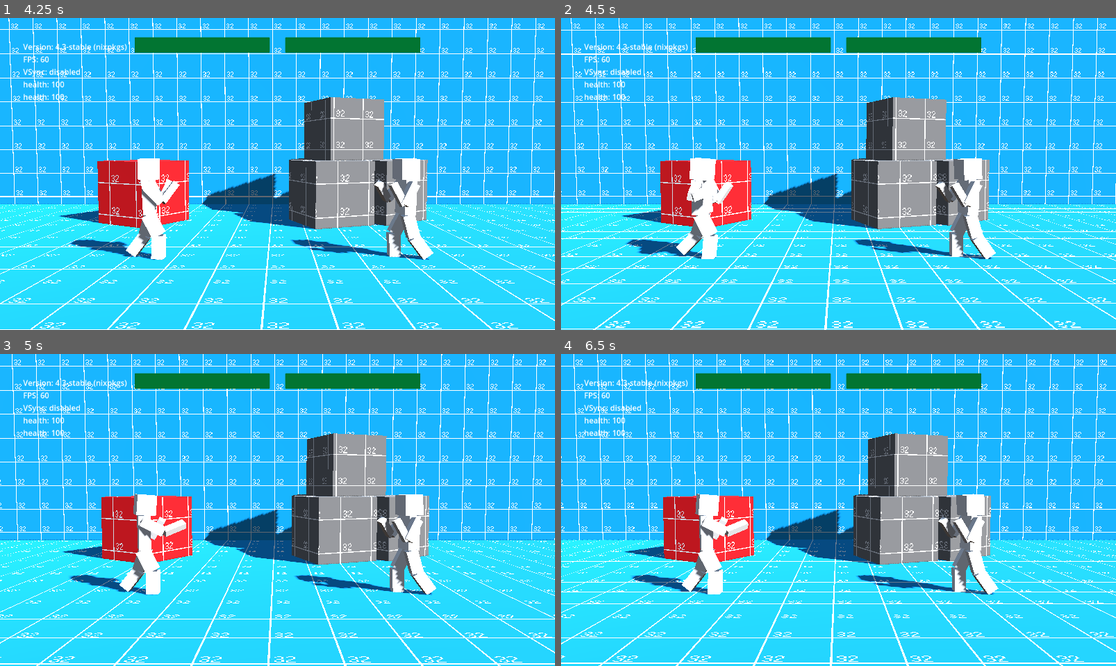
Above: before the commit, frames 1-4 (two rows, left to right).
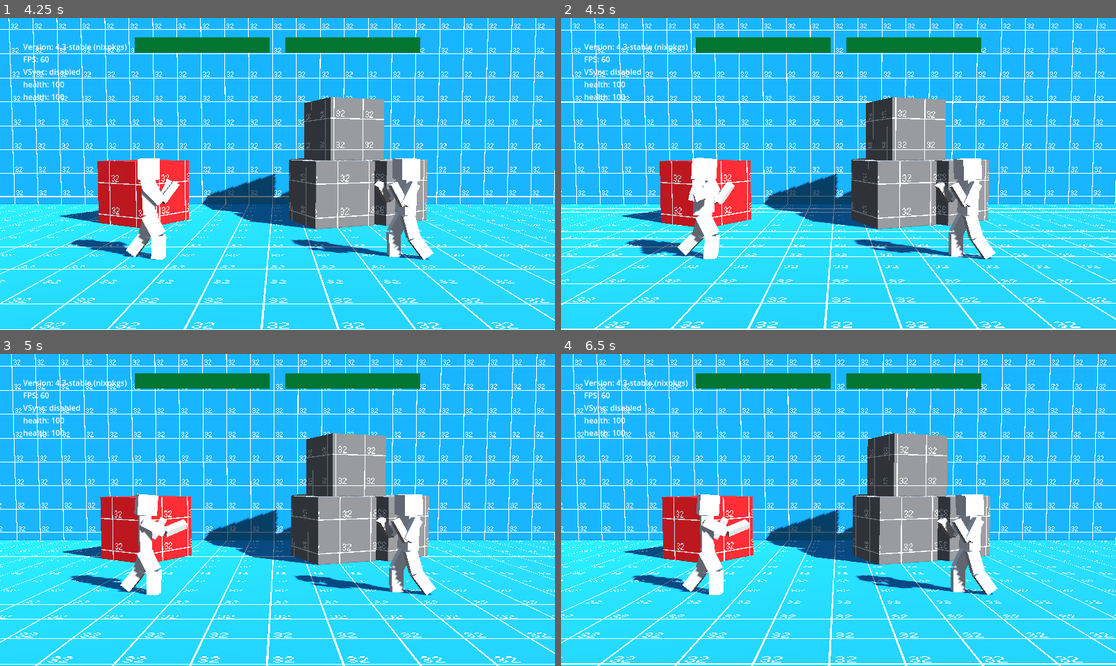
Above: after the commit, the same moments.

Repository: miklaskarjalainen/KioskKnockout
Game: Godot game, scene res://src/scenes/UI.tscn
The game is run twice, just before and just after one commit, with the same random seed, the same clock (stepped at 60 frames per second) and the same inputs.
Inputs (mouse positions are in pixels of both pictures, inside the frame that each line leads up to):
- Up to frame 1 (4.25 s): click "Play" at 0.5 s; move the mouse to (399, 158) at 1.27 s; hold D (kb_right) 1.28-2 s; tap K (kb_normal_action) at 1.35, 2.85 s; click (399, 158) at 1.42 s; tap Space (kb_jump) at 1.52 s; drag from (166, 189) to (249, 236) at 2.02 s; move the mouse to (333, 105) at 2.77 s; hold D (kb_right) 2.78-3.5 s; drag from (249, 236) to (111, 127) at 3.52 s
- Up to frame 2 (4.5 s): move the mouse to (1005, 220) at 4.27 s; hold A (kb_left) from 4.28 s (still down); tap K (kb_normal_action) at 4.35 s
- Up to frame 3 (5 s): keep holding A (kb_left); tap Space (kb_jump) at 4.52 s
- Up to frame 4 (6.5 s): release A (kb_left) at 5 s; drag from (672, 463) to (755, 432) at 5.02 s; move the mouse to (866, 510) at 5.77 s; hold S (kb_down) from 5.78 s (still down); tap K (kb_normal_action) at 5.85 s; click (866, 510) at 5.92 s

Frame 1 is identical in both runs. In frame 2, 4.3% of the frame differs, in the area x 0-100%, y 0-100%; in frame 3, 7.7%; in frame 4, 10%.

Commit message:
Back-pedaling

Diff:
--- a/src/actors/PlayerController.gd
+++ b/src/actors/PlayerController.gd
@@ -1,8 +1,10 @@
 extends Node
+class_name PlayerController
 
 const GRAVITY := 52.0
 # 0 = no buffering allowed, 1 = 1 frame, etc... (Physics frames)
 const JUMP_BUFFER_FRAMES := 4
+const BACK_PEDAL_MULTIPLIER := 0.8
 
 @export var player: Player = null
 @export var actions: ActionController = null
@@ -10,6 +12,9 @@
 @export var MoveSpeed: float = 3.4
 @export var JumpVelocity: float = 8.8
 @export var JumpHoldStr: float = 12.5
+
+var _knockback_timer : int = 0 # How many frames left.
+var _knockback_amount: float = 0.0 # X velocity per frame.
 
 var _jump_buffer: int = 0
 
@@ -26,24 +31,32 @@
 	# As good practice, you should replace UI actions with custom gameplay actions.
 	var input_dir := Input.get_axis(player.InputLeft, player.InputRight)
 	var direction := (player.transform.basis * Vector3(input_dir, 0, 0)).normalized()
-	if direction:
-		player.velocity.x = direction.x * MoveSpeed
-		player.velocity.z = direction.z * MoveSpeed
+	if direction.x:
+		var back_pedaling: bool = player.is_opponent_on_right() == (direction.x < 0.0)
+		if back_pedaling:
+			player.velocity.x = direction.x * (MoveSpeed * BACK_PEDAL_MULTIPLIER)
+		else:
+			player.velocity.x = direction.x * MoveSpeed
 	else:
 		player.velocity.x = 0.0
-		player.velocity.z = 0.0
 
 func _air_movement(delta: float):
 	if Input.is_action_pressed(player.InputJump) and player.velocity.y > 5.0:
 		player.velocity.y += JumpHoldStr * delta
 
 func _physics_process(delta: float) -> void:
-	player.velocity.y -= GRAVITY * delta
 	if _jump_buffer > -1:
 		_jump_buffer -= 1
 
-	player.velocity.x = 0.0
-	if not actions.is_performing_action():
+	if _knockback_timer > 0:
+		_knockback_timer -= 1
+		if _knockback_timer == 0:
+			_knockback_amount = 0.0
+
+	player.velocity.y -= GRAVITY * delta
+	player.velocity.x = _knockback_amount
+
+	if not actions.is_performing_action() and _knockback_timer == 0:
 		if Input.is_action_just_pressed(player.InputJump):
 			_jump_buffer = JUMP_BUFFER_FRAMES
 
--- a/src/actors/player.gd
+++ b/src/actors/player.gd
@@ -5,6 +5,7 @@
 
 @onready var Model: Node3D = $player_model
 @onready var Health: HealthComponent = $HealthComponent
+@onready var Controller: PlayerController = $PlayerController
 
 @export var PlayerIndex := 0 # 0 is first player, 1 is second player
 @export var Opponent: Player = null
